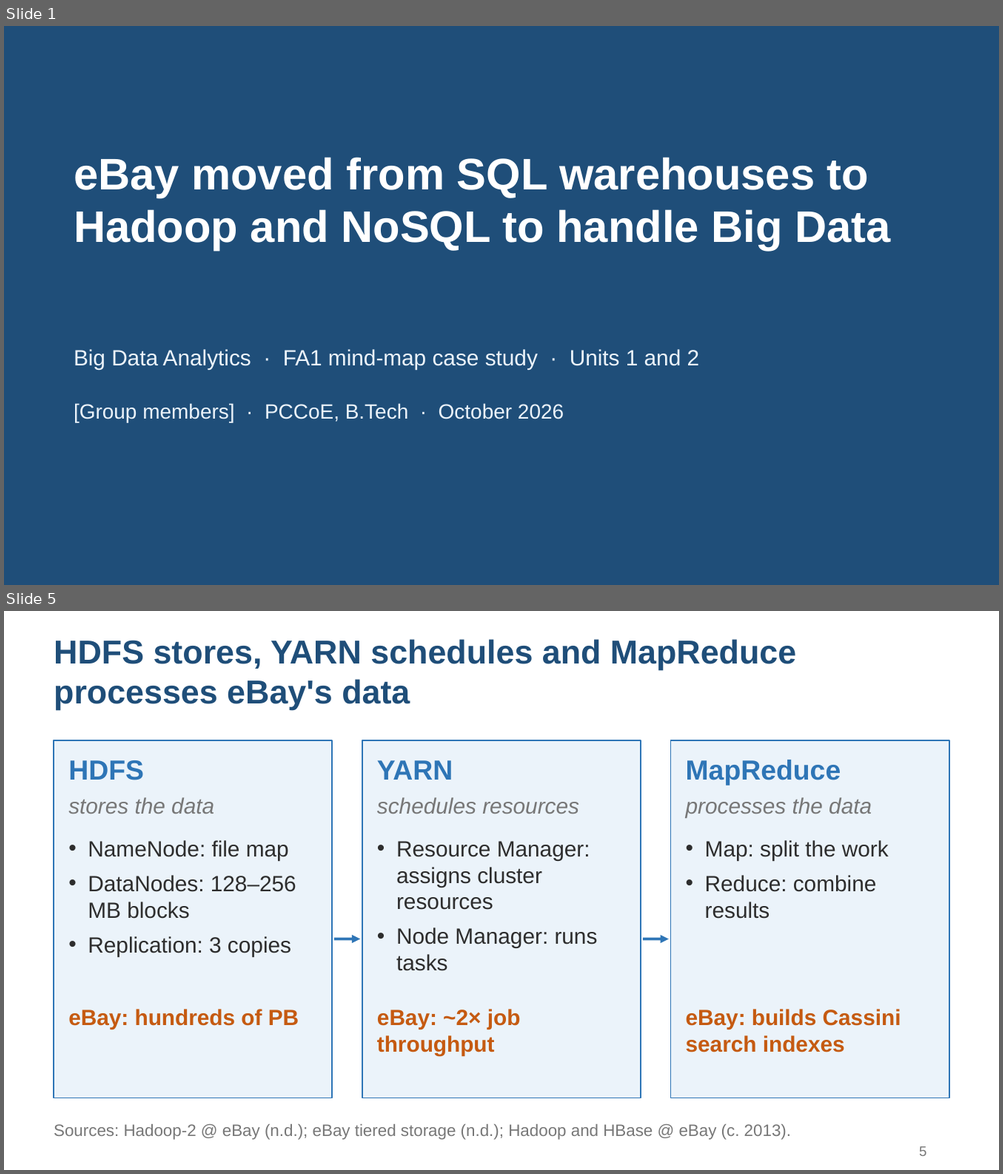
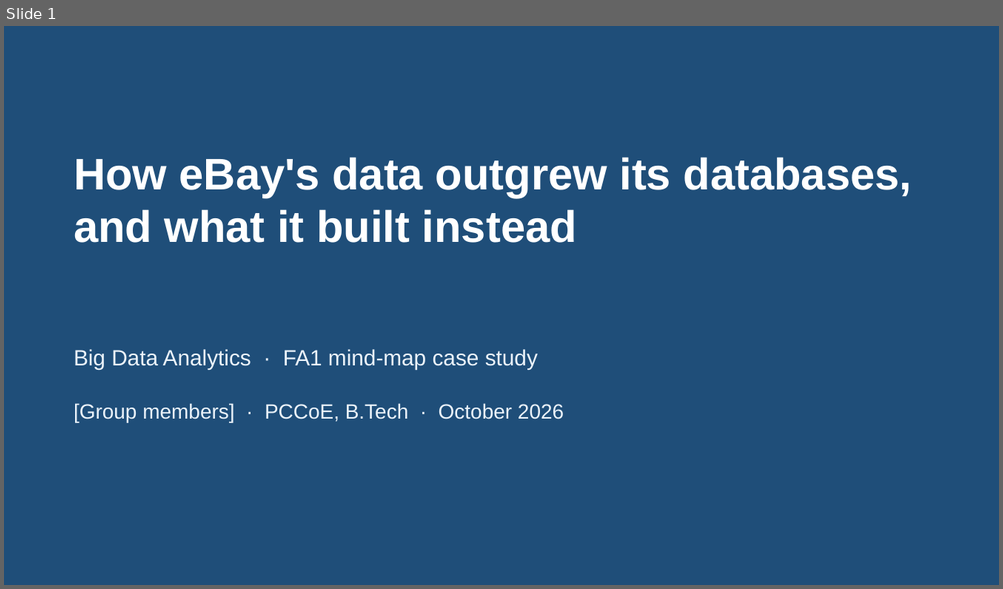
Before and after one commit to msk1039/ebay-bda, a slide deck: ebay-bigdata-fa1.pptx. Shown one above the other, each under a label of ours: slides 1 and 5 before the commit, slide 1 after it; the slides between them are not shown. The pictures are 1003x1174 and 1003x589 pixels, drawn with LibreOffice and Linux fonts; fonts in the diff are those of the drawing. Boxes give left, top, right and bottom in pixels: in the first picture for what was removed or moved away, otherwise in the second. Text is boxed around its words. In the diff, an @@ line names an element or a change of style, - is before the commit and + after.

```diff
--- a/ebay-bigdata-fa1.pptx
+++ b/ebay-bigdata-fa1.pptx
@@ slide 5 removed at box(4, 611, 999, 1170), background #FFFFFF @@
@@ title removed at box(54, 639, 796, 710) @@
-HDFS stores, YARN schedules and MapReduce processes eBay's data
@@ rectangle removed at box(54, 741, 333, 1099) @@
@@ rectangle removed at box(362, 741, 640, 1099) @@
@@ rectangle removed at box(670, 741, 949, 1099) @@
@@ text removed at box(68, 760, 144, 780) @@
-HDFS
@@ text removed at box(377, 760, 452, 780) @@
-YARN
@@ text removed at box(686, 760, 841, 785) @@
-MapReduce
@@ text removed at box(68, 797, 214, 814) @@
-stores the data
@@ text removed at box(377, 797, 579, 814) @@
-schedules resources
@@ text removed at box(686, 797, 871, 817) @@
-processes the data
@@ text removed at box(88, 840, 296, 957) @@
-• NameNode: file map
-• DataNodes: 128–256 MB blocks
-• Replication: 3 copies
@@ text removed at box(396, 841, 597, 971) @@
-• Resource Manager: assigns cluster resources
-• Node Manager: runs tasks
@@ text removed at box(705, 840, 888, 919) @@
-• Map: split the work
-• Reduce: combine results
@@ arrow removed from (334, 940) to (360, 940) @@
@@ arrow removed from (643, 940) to (669, 940) @@
@@ text removed at box(68, 1009, 299, 1030) @@
-eBay: hundreds of PB
@@ text removed at box(377, 1009, 521, 1056) @@
-eBay: ~2× job throughput
@@ text removed at box(686, 1009, 901, 1053) @@
-eBay: builds Cassini search indexes
@@ text removed at box(54, 1125, 791, 1140) @@
-Sources: Hadoop-2 @ eBay (n.d.); eBay tiered storage (n.d.); Hadoop and HBase @ eBay (c. 2013).
@@ page number removed at box(919, 1147, 926, 1156) @@
-5
@@ slide 1 changed as well @@
@@ title at box(74, 157, 912, 243): text changed @@
-eBay moved from SQL warehouses to Hadoop and NoSQL to handle Big Data
+How eBay's data outgrew its databases, and what it built instead
@@ text at box(74, 349, 538, 370): text changed @@
-Big Data Analytics · FA1 mind-map case study · Units 1 and 2
+Big Data Analytics · FA1 mind-map case study
```
Also in this commit, not shown: 5 other slides changed, 9 slides added, 3 other slides removed, 3 other files.
